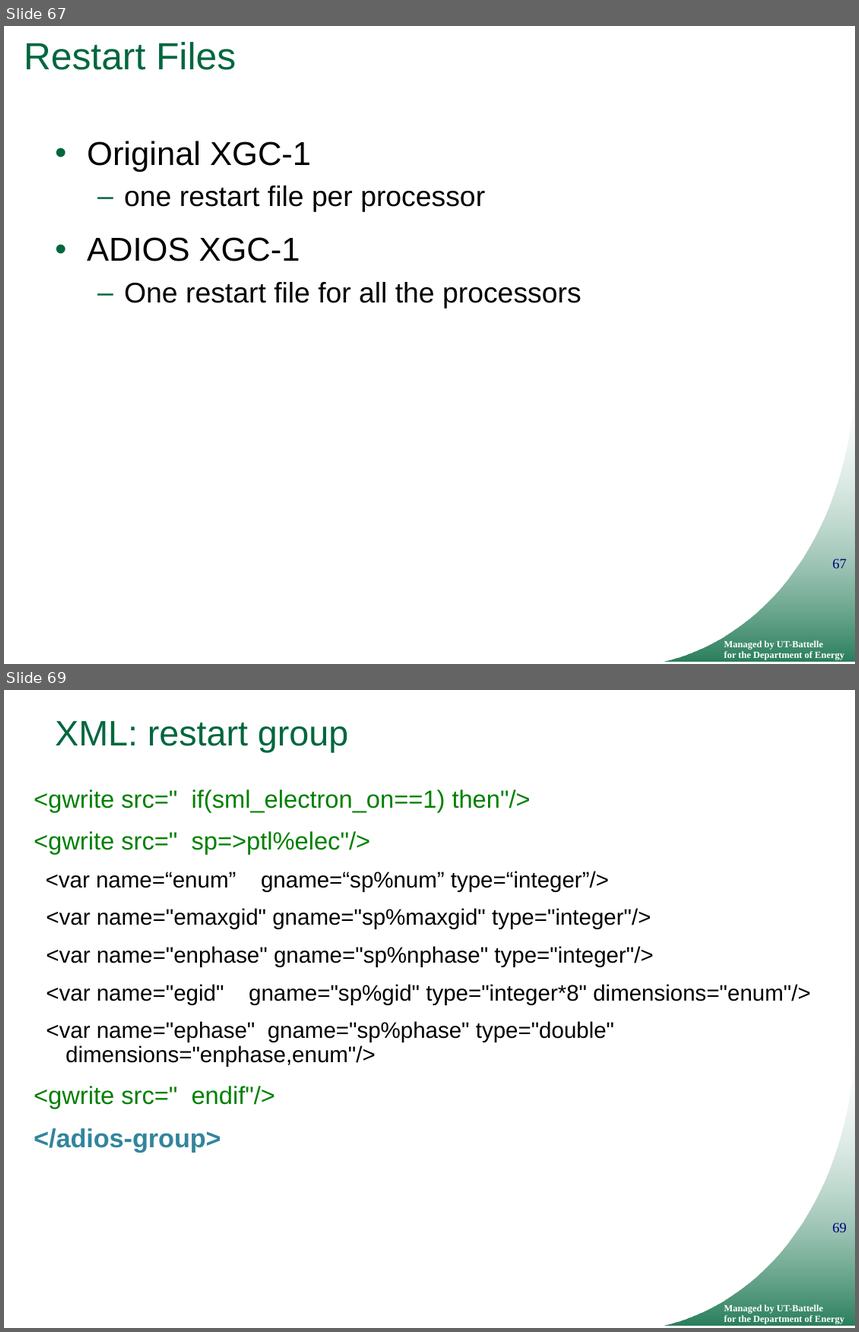
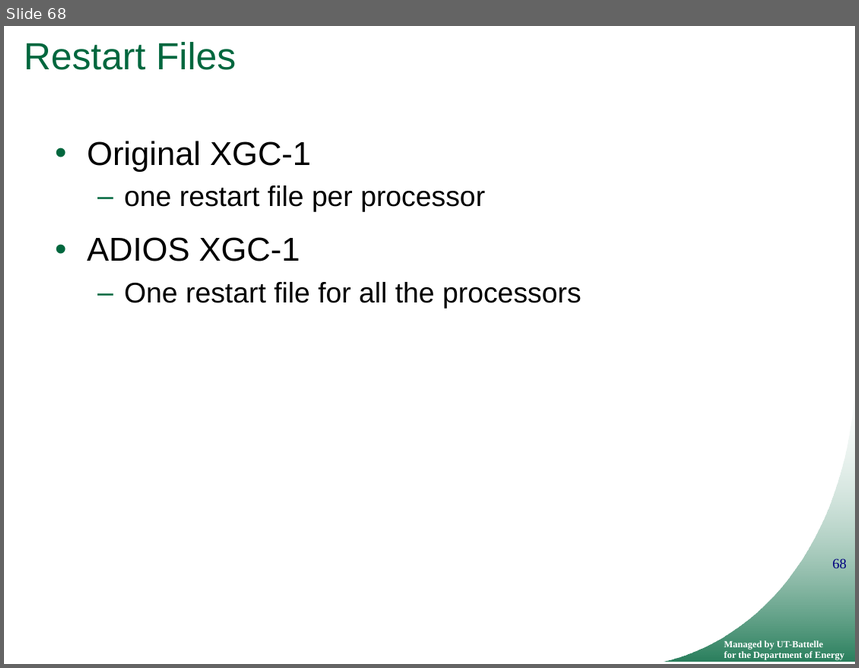
Before and after one commit to ornladios/ADIOS, a slide deck: tutorial/adios_api_scidac_tutorial.pptx. Shown one above the other, each under a label of ours: slides 67 and 69 before the commit, slide 68 after it; the slides between them are not shown. The pictures are 859x1332 and 859x668 pixels, drawn with LibreOffice and Linux fonts; fonts in the diff are those of the drawing; background and template pictures are left out. Boxes give left, top, right and bottom in pixels: in the first picture for what was removed or moved away, otherwise in the second. Text is boxed around its words. In the diff, an @@ line names an element or a change of style, - is before the commit and + after.

```diff
--- a/tutorial/adios_api_scidac_tutorial.pptx
+++ b/tutorial/adios_api_scidac_tutorial.pptx
@@ slide 69 removed at [4,690,855,1328], background #FFFFFF; not listed: 3 template elements that a slide beside it also shows @@
@@ title removed at [55,721,348,752] @@
-XML: restart group
@@ text removed at [34,790,810,1152] @@
-<gwrite src=" if(sml_electron_on==1) then"/>
-<gwrite src=" sp=>ptl%elec"/>
-<var name=“enum” gname=“sp%num” type=“integer”/>
-<var name="emaxgid" gname="sp%maxgid" type="integer"/>
-<var name="enphase" gname="sp%nphase" type="integer"/>
-<var name="egid" gname="sp%gid" type="integer*8" dimensions="enum"/>
-<var name="ephase" gname="sp%phase" type="double" dimensions="enphase,enum"/>
-<gwrite src=" endif"/>
-</adios-group>
@@ what was slide 67 is now slide 68 @@
@@ page number at [832,559,847,569]: text changed @@
-67
+68
```
Also in this commit, not shown: 23 slides changed, 2 slides added, 13 other slides removed.
